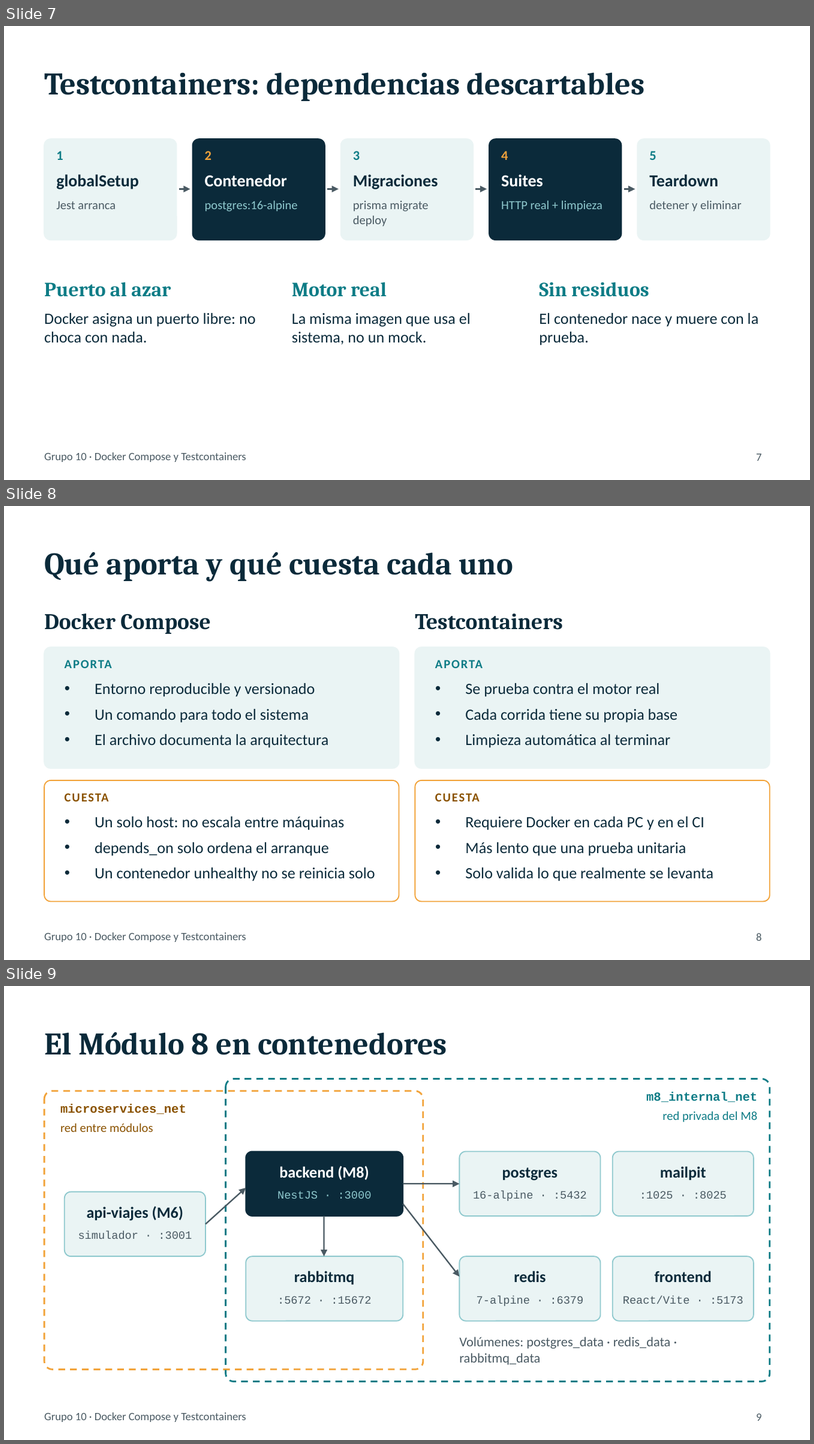
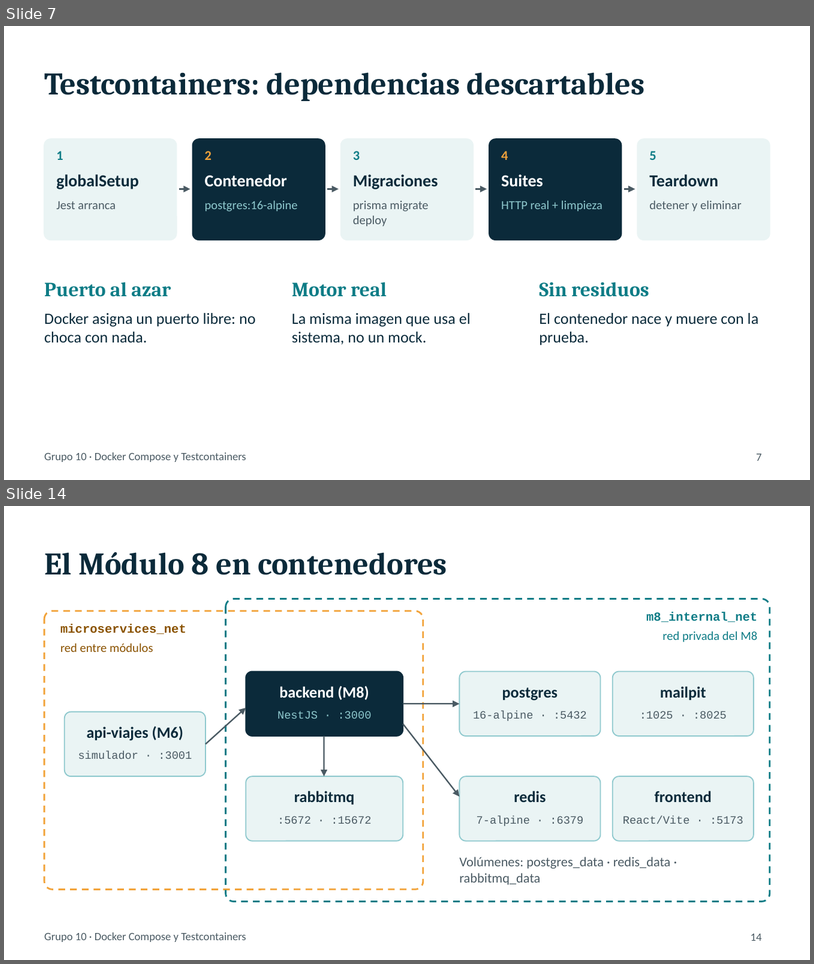
Before and after one commit to FRRe-DS/2026-10-TPI, a slide deck: TrabajoInvestigacion/Presentacion-Docker-Compose-Testcontainers-G10-con-codigo.pptx. Shown one above the other, each under a label of ours: slides 7, 8 and 9 before the commit, slides 7 and 14 after it; the slides between them are not shown. The pictures are 814x1444 and 814x964 pixels, drawn with LibreOffice and Linux fonts; fonts in the diff are those of the drawing. Boxes give left, top, right and bottom in pixels: in the first picture for what was removed or moved away, otherwise in the second. Text is boxed around its words. In the diff, an @@ line names an element or a change of style, - is before the commit and + after.

Commit message:
Add files via upload
Hice cambios en mi parte de TestContainer y agregue el código para que se pueda ver correctamente

```diff
--- a/TrabajoInvestigacion/Presentacion-Docker-Compose-Testcontainers-G10-con-codigo.pptx
+++ b/TrabajoInvestigacion/Presentacion-Docker-Compose-Testcontainers-G10-con-codigo.pptx
@@ slide 8 removed at <box>4,506,810,960</box>, background #FFFFFF; not listed: 1 template element that a slide beside it also shows @@
@@ title removed at <box>44,552,513,581</box> @@
-Qué aporta y qué cuesta cada uno
@@ text removed at <box>44,613,210,634</box> @@
-Docker Compose
@@ text removed at <box>415,613,563,630</box> @@
-Testcontainers
@@ rounded rectangle removed at <box>44,647,399,768</box> @@
@@ rounded rectangle removed at <box>415,647,770,768</box> @@
@@ text removed at <box>65,660,112,668</box> @@
-APORTA
@@ text removed at <box>435,660,483,668</box> @@
-APORTA
@@ text removed at <box>95,683,329,748</box> @@
-• Entorno reproducible y versionado
-• Un comando para todo el sistema
-• El archivo documenta la arquitectura
@@ text removed at <box>465,683,678,748</box> @@
-• Se prueba contra el motor real
-• Cada corrida tiene su propia base
-• Limpieza automática al terminar
@@ rounded rectangle removed at <box>44,780,399,901</box> @@
@@ text removed at <box>65,793,109,801</box> @@
-CUESTA
@@ rounded rectangle removed at <box>415,780,770,901</box> @@
@@ text removed at <box>435,793,480,801</box> @@
-CUESTA
@@ text removed at <box>95,816,375,881</box> @@
-• Un solo host: no escala entre máquinas
-• depends_on solo ordena el arranque
-• Un contenedor unhealthy no se reinicia solo
@@ text removed at <box>465,816,714,881</box> @@
-• Requiere Docker en cada PC y en el CI
-• Más lento que una prueba unitaria
-• Solo valida lo que realmente se levanta
@@ page number removed at <box>756,933,762,940</box> @@
-8
@@ what was slide 9 is now slide 14 @@
@@ page number at <box>751,933,762,940</box>: text changed @@
-9
+14
```
Also in this commit, not shown: 6 slides added.
